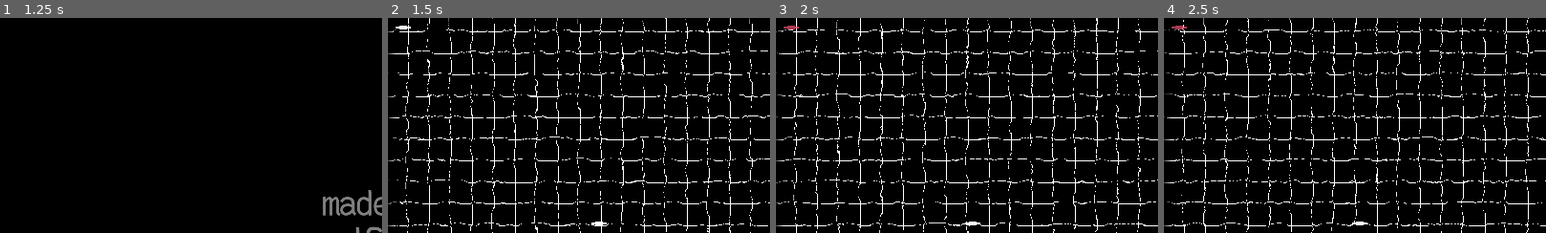
Above: before the commit, frames 1-4 (left to right).
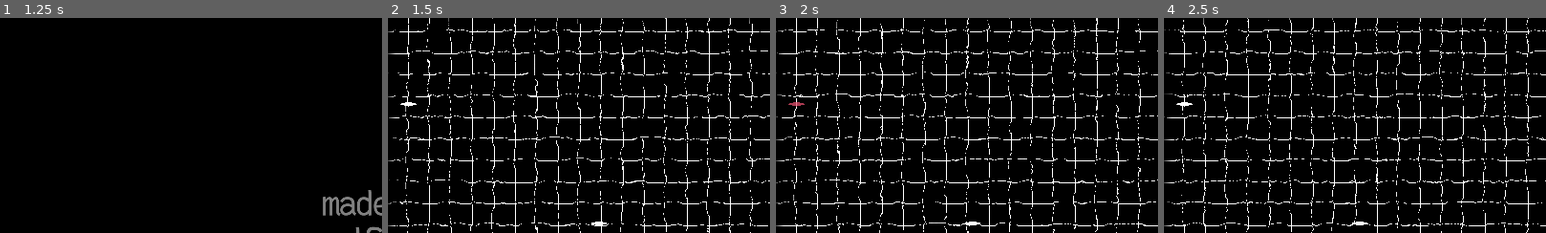
Above: after the commit, the same moments.

Repository: wdfeer/seabattle
Game: Godot game, scene res://src/splash.tscn
The game is run twice, just before and just after one commit, with the same random seed, the same clock (stepped at 60 frames per second) and the same inputs.
Inputs (mouse positions are % of the whole screen's width and height, from its top left):
- Up to frame 1 (1.25 s): move the mouse to (72, 45) at 0.52 s; press the mouse at (72, 45) at 0.53 s; hold D (right) from 0.53 s (still down)
- Up to frame 2 (1.5 s): move the mouse to (30, 55) at 1.27 s; release D (right) at 1.28 s; release the mouse at (30, 55) at 1.28 s; hold S (down) from 1.28 s (still down); click (30, 55) at 1.35 s
- Up to frame 3 (2 s): keep holding S (down)
- Up to frame 4 (2.5 s): release S (down) at 2 s; click "Ready" at 2 s
The pictures show only the part of the screen within x 0-50%, y 2-52%; the shares and areas given below are measured in that part.

Frame 1 is identical in both runs. In frame 2, 0.1% of the frame differs, in the area x 2-8%, y 3-42%; in frame 3, 0.1%; in frame 4, 0.1%.

Commit message:
Wave generation

Diff:
--- a/src/boats/boat.gd
+++ b/src/boats/boat.gd
@@ -6,6 +6,7 @@
 @export var proj_damage: float = 1
 @export var fire_rate: float = 3
 @export var proj_velocity: float = 600
+@export var controller: Node
 
 @onready var body: BoatBody = $Body
 @onready var shooter: BoatShooter = $Shooter
@@ -13,7 +14,7 @@
 var hp: float = max_hp
 
 func hittable() -> bool:
-	return true # TODO return true if wave ongoing
+	return WaveGeneration.wave_state == WaveGeneration.WaveState.Ongoing
 
 func damage(amount: float):
 	hp -= amount
--- a/src/boats/enemy_boat.tscn
+++ b/src/boats/enemy_boat.tscn
@@ -4,8 +4,9 @@
 [ext_resource type="PackedScene" uid="uid://dvvjnk5q5r34x" path="res://src/boats/wooden_body.tscn" id="2_46dti"]
 [ext_resource type="Script" path="res://src/boats/enemy_controller.gd" id="3_6xbcp"]
 
-[node name="EnemyBoat" instance=ExtResource("1_3b4u3")]
+[node name="EnemyBoat" node_paths=PackedStringArray("controller") instance=ExtResource("1_3b4u3")]
 team = 1
+controller = NodePath("EnemyController")
 
 [node name="Body" parent="." index="1" instance=ExtResource("2_46dti")]
 
--- a/src/boats/enemy_controller.gd
+++ b/src/boats/enemy_controller.gd
@@ -1,3 +1,4 @@
+class_name EnemyController
 extends Node
 
 var preview: bool = true
--- a/src/boats/player_boat.tscn
+++ b/src/boats/player_boat.tscn
@@ -4,7 +4,8 @@
 [ext_resource type="Script" path="res://src/boats/player_controller.gd" id="2_repl2"]
 [ext_resource type="PackedScene" uid="uid://dvvjnk5q5r34x" path="res://src/boats/wooden_body.tscn" id="3_4i1td"]
 
-[node name="PlayerBoat" instance=ExtResource("1_bfv74")]
+[node name="PlayerBoat" node_paths=PackedStringArray("controller") instance=ExtResource("1_bfv74")]
+controller = NodePath("PlayerController")
 
 [node name="PlayerController" type="Node" parent="." index="0"]
 script = ExtResource("2_repl2")
--- a/src/boats/player_controller.gd
+++ b/src/boats/player_controller.gd
@@ -1,3 +1,4 @@
+class_name PlayerController
 extends Node
 
 @onready var boat: Boat = $".."
--- a/src/game.tscn
+++ b/src/game.tscn
@@ -10,6 +10,7 @@
 [ext_resource type="Script" path="res://src/ui/player_info.gd" id="5_d67vo"]
 [ext_resource type="Texture2D" uid="uid://j8xlv7lnila1" path="res://assets/cursor.png" id="6_jg17q"]
 [ext_resource type="Texture2D" uid="uid://cg4ve0i6xc35h" path="res://assets/crosshair.png" id="7_cukow"]
+[ext_resource type="Script" path="res://src/static/wave_generation.gd" id="7_vtr08"]
 [ext_resource type="PackedScene" uid="uid://cgvugn245jda7" path="res://src/boats/enemy_boat.tscn" id="8_mnest"]
 
 [sub_resource type="FastNoiseLite" id="FastNoiseLite_60mvc"]
@@ -66,11 +67,12 @@
 cursor = ExtResource("6_jg17q")
 crosshair = ExtResource("7_cukow")
 
+[node name="WaveGeneration" type="Node" parent="Sea"]
+script = ExtResource("7_vtr08")
+enemy_boat_scene = ExtResource("8_mnest")
+
 [node name="PlayerBoat" parent="Sea" instance=ExtResource("2_lmvt5")]
 position = Vector2(720, 720)
-
-[node name="EnemyBoat" parent="Sea" instance=ExtResource("8_mnest")]
-position = Vector2(64, 64)
 
 [node name="UI" type="VBoxContainer" parent="."]
 custom_minimum_size = Vector2(1120, 1440)
@@ -340,3 +342,4 @@
 
 [connection signal="mouse_entered" from="Sea" to="Sea/Crosshair" method="_on_sea_mouse_entered"]
 [connection signal="mouse_exited" from="Sea" to="Sea/Crosshair" method="_on_sea_mouse_exited"]
+[connection signal="pressed" from="UI/WaveInfo/ReadyButton" to="Sea/WaveGeneration" method="start_wave"]
--- /dev/null
+++ b/src/static/wave_generation.gd
@@ -0,0 +1,33 @@
+class_name WaveGeneration
+extends Node
+
+@export var enemy_boat_scene: PackedScene
+
+static var instance: WaveGeneration
+func _ready() -> void:
+	instance = self
+	if get_preview_enemies().is_empty():
+		create_wave_preview.call_deferred()
+
+static var wave_counter: int = 0
+static var wave_state: WaveState = WaveState.Waiting
+
+static func create_wave_preview():
+	var boat: Boat = instance.enemy_boat_scene.instantiate()
+	instance.add_sibling(boat)
+
+	boat.position = Vector2(80, 80).lerp(Vector2(80, 1360), randf())
+
+static func get_preview_enemies() -> Array:
+	return instance.get_tree().get_nodes_in_group("boats").filter(func(b):
+		return b.controller is EnemyController and b.controller.preview)
+
+static func start_wave():
+	var previews = get_preview_enemies()
+	for boat in previews:
+		(boat.controller as EnemyController).preview = false
+
+
+enum WaveState {
+	Waiting, Ongoing
+}
Not shown: 1 places in src/game.tscn that only renumber resources
